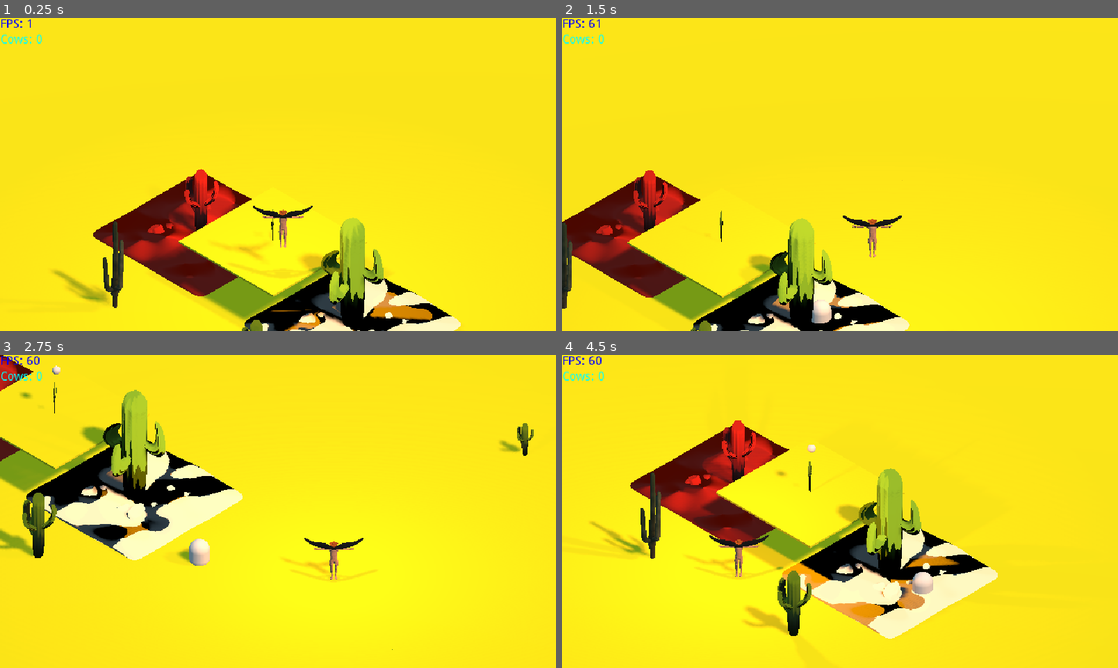
Above: before the commit, frames 1-4 (two rows, left to right).
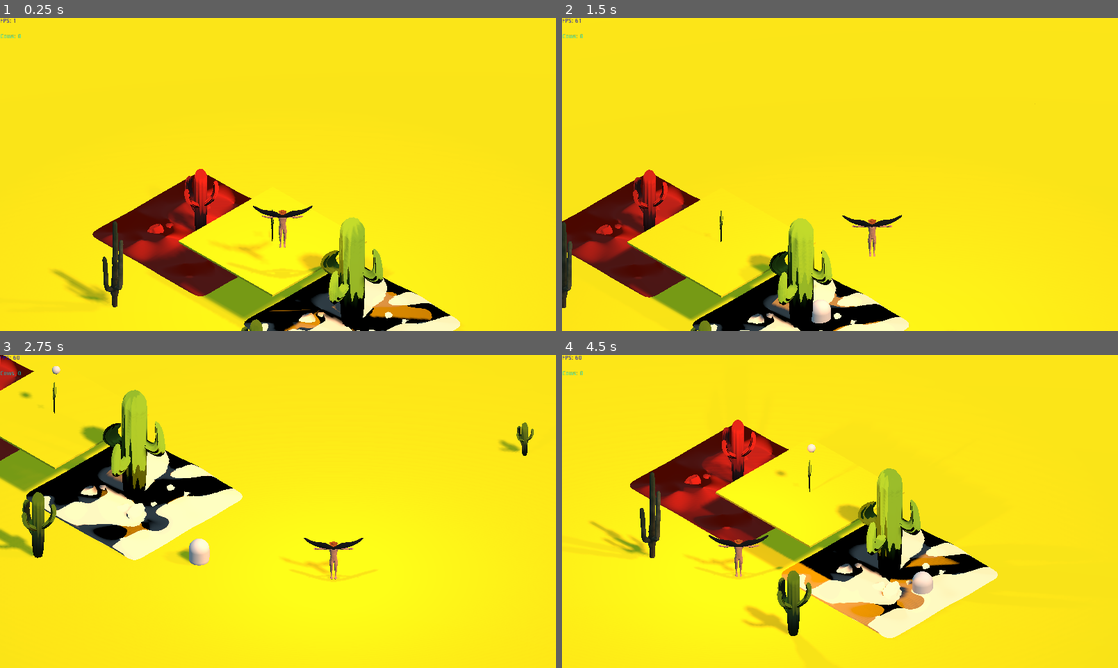
Above: after the commit, the same moments.

Repository: Wharfiggle/GRAZER
Game: Godot game, scene res://Levels/Level.tscn
Same seed, same stepped clock (60 frames per second), same inputs: the game is played once before the commit and once after it.
Inputs:
- Up to frame 1 (0.25 s): no input
- Up to frame 2 (1.5 s): hold Right (ui_right) 0.53-1.28 s; hold O (cowParty) 0.53-1.28 s; tap Space (jump) at 0.77 s; hold Down (ui_down) from 1.28 s (still down); tap Shift (dodge) at 1.35 s
- Up to frame 3 (2.75 s): tap Space (jump) at 1.52 s; release Down (ui_down) at 2.03 s; hold Right (ui_right) from 2.03 s (still down); tap 9 (shoot) at 2.1 s
- Up to frame 4 (4.5 s): release Right (ui_right) at 2.78 s; hold Up (ui_up) 2.78-3.53 s; tap O (cowParty) at 2.85 s; tap Space (jump) at 3.02, 3.77 s; hold Shift (dodge) 3.53-4.28 s; hold Left (ui_left) from 3.53 s (still down); tap 2 (debug2) at 4.15 s; tap 9 (shoot) at 4.35 s

The runs differ from the first frame. In frame 1, 1.0% of the frame differs, in the area x 0-83%, y 0-100%; in frame 2, 0.9%; in frame 3, 1.0%; in frame 4, 1.3%, in the area x 0-79%, y 0-91%.
Error in both runs: Attempt to call function 'get_overlapping_bodies' in base 'null instance' on a null instance. (res://Scripts/Ball.gd:107)

Commit message:
Made Cows Look Where They're Going, Cleaned Up Code

Diff:
--- a/Grazer/Herd.gd
+++ b/Grazer/Herd.gd
@@ -24,7 +24,7 @@
 	if(cowCounter == null):
 		print("Herd.gd: error getting counter node")
 
-func _physics_process(delta):
+func _physics_process(_delta):
 	if(numHuddle == 0):
 		for i in cows:
 			i.target = getTarget()
@@ -34,7 +34,7 @@
 			i.target = Vector2(player.translation.x, player.translation.z)
 			i.followingHerd = false
 
-func follow():
+func toggleFollow():
 	follow = !follow
 	for i in cows:
 		i.follow = follow
--- a/Grazer/Prefabs/Cow.tscn
+++ b/Grazer/Prefabs/Cow.tscn
@@ -13,5 +13,7 @@
 transform = Transform( 0.5, 0, 0, 0, 0.9, 0, 0, 0, 1, 0, 0.9, 0 )
 shape = SubResource( 1 )
 
-[node name="Model" parent="." instance=ExtResource( 3 )]
+[node name="Model" type="Spatial" parent="."]
+
+[node name="CowV1" parent="Model" instance=ExtResource( 3 )]
 transform = Transform( -3.93403e-08, 0, -1, 0, 1.2, 0, 0.9, 0, -4.37114e-08, 0.075, 0, 0.15 )
--- a/Grazer/Scripts/Ball.gd
+++ b/Grazer/Scripts/Ball.gd
@@ -25,7 +25,7 @@
 #func _ready():
 
 #Called every frame. 'delta' is the elapsed time since the previous frame.
-func _process(delta):
+func _process(_delta):
 	if(herd == null):
 		herd = herdPrefab.instance()
 		get_node(NodePath("/root/Level")).add_child(herd)
@@ -68,7 +68,7 @@
 			print("fuck there is no herd") #yeah
 
 	if(Input.is_action_just_pressed("debug2")):
-		herd.follow()
+		herd.toggleFollow()
 
 	if(Input.is_action_pressed("dodge")):
 		Dodge = toAdd.normalized() * DODGESPEED
--- a/Grazer/Scripts/Cow.gd
+++ b/Grazer/Scripts/Cow.gd
@@ -5,7 +5,7 @@
 #export (float) var accelerationDampening = 40.0
 #export (float) var accDampRandOffset = 20.0
 export (float) var lookSpeed = 2.0
-export (float) var lookMoveDissonance = 0
+#export (float) var lookMoveDissonance = 0.0
 export (float) var followDistance = 3.0
 export (float) var pushStrength = 60.0
 export (float) var pushDistanceThreshold = 1.75
@@ -135,7 +135,24 @@
 	#apply velocity and move cow
 	var totalVelocity = velocity + Vector3(pushVel.x, 0, pushVel.y)
 	move_and_slide(totalVelocity, Vector3.UP)
-	if(totalVelocity != Vector3.ZERO && lookMoveDissonance != 0):
-		var moveDirection = atan2(totalVelocity.x, totalVelocity.z)
-		var dissRad = lookMoveDissonance * 180.0 / PI
-		rotation.y = moveDirection + min(max(moveDirection - rotation.y, -dissRad), dissRad)
+
+	if((totalVelocity.x > 0.01 || totalVelocity.x < -0.01
+	|| totalVelocity.z > 0.01 || totalVelocity.z < -0.01)
+	&& !huddling):
+		var moveDirection = atan2(totalVelocity.x, totalVelocity.z) + PI
+		#print(str(model.rotation.y) + " and " + str(rotation.y))
+		model.rotation.y = lerp_angle(
+			model.rotation.y,
+			moveDirection - rotation.y,
+			lookSpeed * delta)
+	else:
+		model.rotation.y = lerp_angle(
+			model.rotation.y,
+			0,
+			lookSpeed * delta)
+
+	#UNUSED
+	#if(totalVelocity != Vector3.ZERO && lookMoveDissonance != 0):
+	#	var moveDirection = atan2(totalVelocity.x, totalVelocity.z)
+	#	var dissRad = lookMoveDissonance * 180.0 / PI
+	#	rotation.y = moveDirection + min(max(moveDirection - rotation.y, -dissRad), dissRad)
--- a/Grazer/project.godot
+++ b/Grazer/project.godot
@@ -36,7 +36,6 @@
 window/vsync/use_vsync=false
 window/stretch/mode="viewport"
 window/stretch/aspect="keep"
-window/stretch/shrink=2.0
 
 [gui]
 
